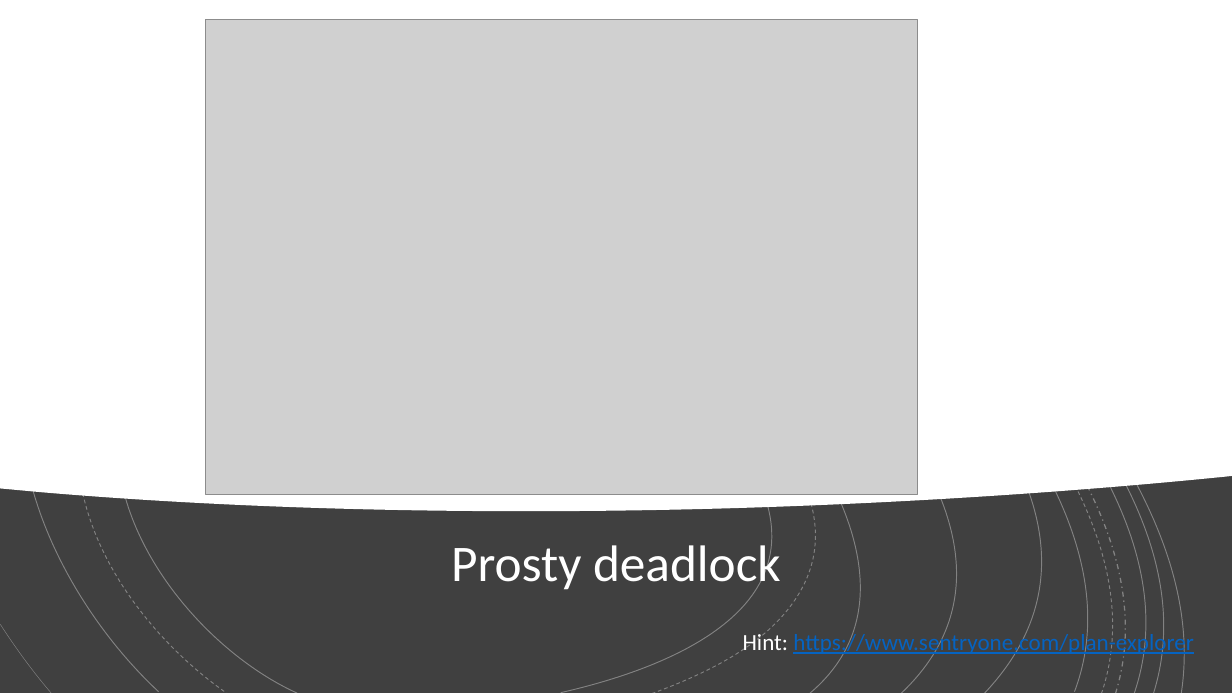
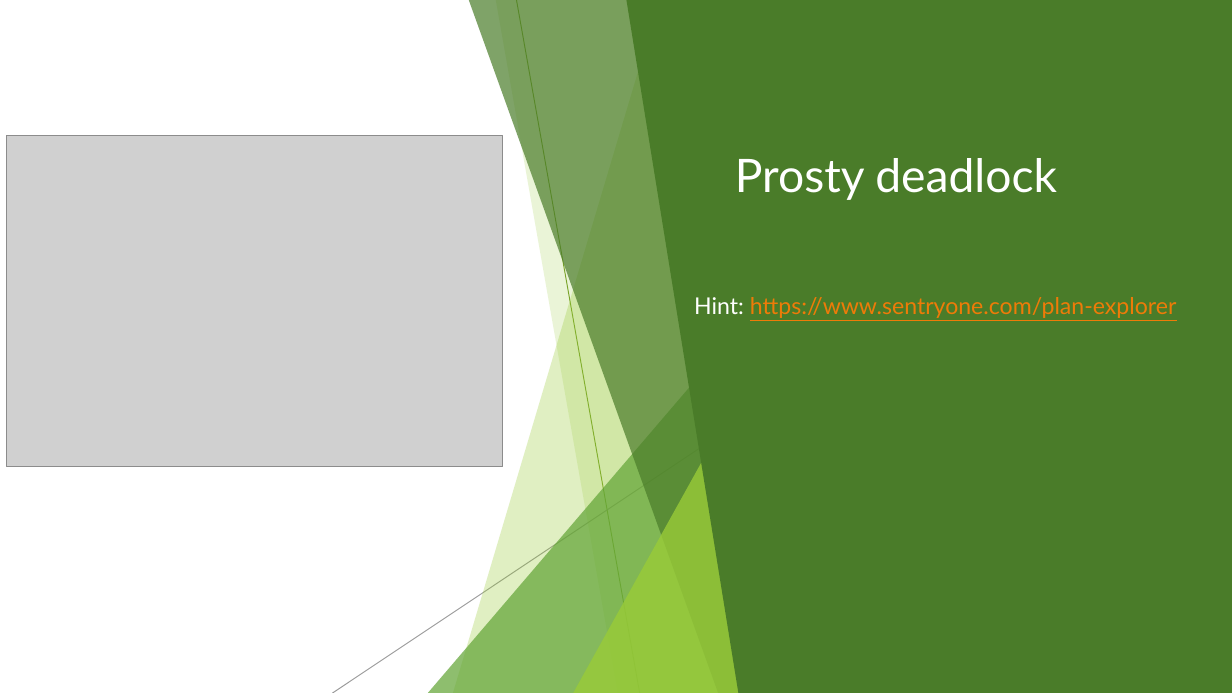
Before and after one commit to lukaszherman/datacommunity2020, a slide deck: slide 7 of MSSQL okiem DBA.pptx. Drawn at 1232x693 pixels with LibreOffice and Linux fonts; fonts in the diff are those of the drawing; grey boxes stand for pictures. Boxes give left, top, right and bottom in pixels: in the first picture for what was removed or moved away, otherwise in the second. Text is boxed around its words. In the diff, an @@ line names an element or a change of style, - is before the commit and + after.

```diff
--- a/MSSQL okiem DBA.pptx
+++ b/MSSQL okiem DBA.pptx
@@ rectangle at (x1=0, y1=0, x2=1232, y2=693): fill #404040 to #FFFFFF @@
@@ freeform shape removed at (x1=0, y1=0, x2=1232, y2=511) @@
@@ freeform shape resized from (x1=0, y1=0, x2=1121, y2=693) to (x1=453, y1=0, x2=757, y2=693) @@
@@ freeform shape at (x1=453, y1=0, x2=757, y2=693): fill none to #99CB38 at 30% opacity; outline #FFFFFF 0.75 pt to none @@
@@ freeform shape added at (x1=469, y1=0, x2=757, y2=693), fill #4A7C29 at 70% opacity @@
@@ freeform shape added at (x1=495, y1=0, x2=757, y2=693), fill #99CB38 at 20% opacity @@
@@ line added from (517, 0) to (640, 693), #739A28 0.75 pt @@
@@ freeform shape resized from (x1=653, y1=0, x2=1201, y2=693) to (x1=627, y1=0, x2=1232, y2=693) @@
@@ freeform shape at (x1=627, y1=0, x2=1232, y2=693): fill none to #4A7C29; outline #FFFFFF 0.75 pt to none @@
@@ group removed at (x1=0, y1=0, x2=1232, y2=693): 14 freeform shapes @@
@@ title "Prosty deadlock" moved from (x1=451, y1=539, x2=781, y2=594) to (x1=735, y1=158, x2=1057, y2=200) @@
@@ title "Prosty deadlock" at (x1=735, y1=158, x2=1057, y2=200): size 40 to 36 pt, font Calibri to Lato; alignment centre to left; line spacing 0.9 to 1 @@
@@ picture resized from (x1=206, y1=19, x2=918, y2=494) to (x1=6, y1=135, x2=504, y2=467) @@
@@ text "Hint: https://www.sentryone.com/plan-explorer" moved from (x1=743, y1=631, x2=1193, y2=657) to (x1=694, y1=297, x2=1177, y2=318) @@
@@ text "Hint: https://www.sentryone.com/plan-explorer" at (x1=694, y1=297, x2=1177, y2=318): font Calibri to Lato; text colour #0563C1 to #EE7B08 in "https://www.sentryone.com/plan-explorer"; more space between paragraphs @@
@@ triangle added at (x1=428, y1=308, x2=757, y2=693), fill #63A537 at 72% opacity @@
@@ line added from (814, 372) to (333, 693), #808080 0.75 pt @@
@@ triangle added at (x1=573, y1=363, x2=757, y2=693), fill #99CB38 at 80% opacity @@
@@ group added at (x1=0, y1=0, x2=1232, y2=693): 5 freeform shapes, 3 triangles, 2 lines @@
```
Also in this commit, not shown: 22 other slides changed, 1 slide added, 1 slide removed.
